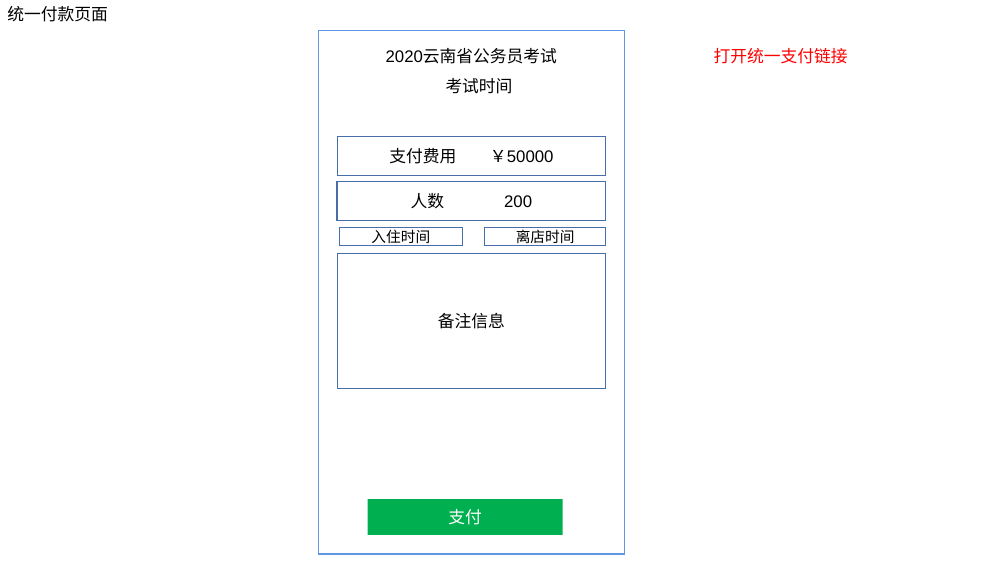
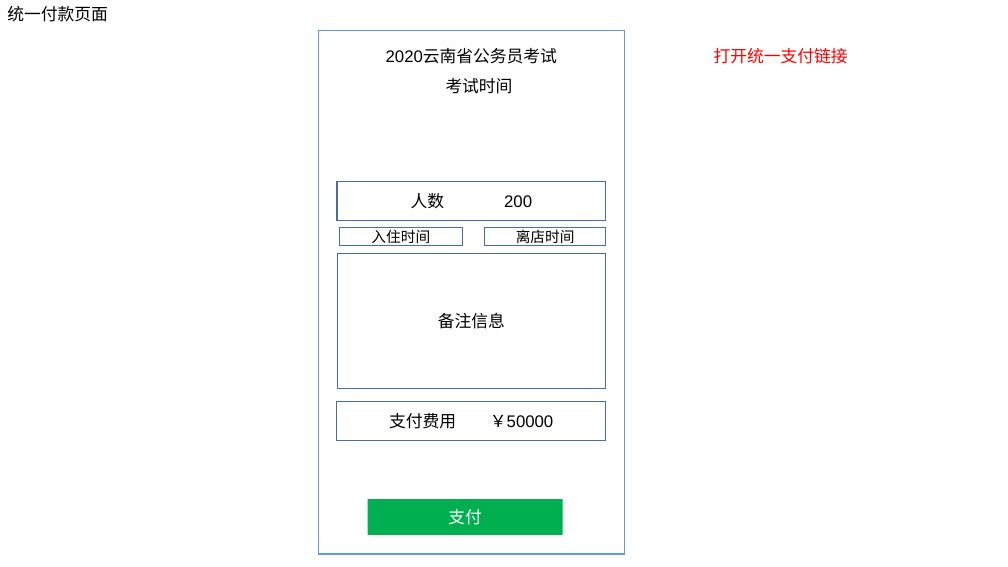
Before and after one commit to ISheenSomeOne/eTeam, a slide deck: slide 6 of 界面设计/eTeam界面—团队.pptx. Drawn at 1008x567 pixels with LibreOffice and Linux fonts; fonts in the diff are those of the drawing. Boxes give left, top, right and bottom in pixels: in the first picture for what was removed or moved away, otherwise in the second. Text is boxed around its words. In the diff, an @@ line names an element or a change of style, - is before the commit and + after.

```diff
--- a/界面设计/eTeam界面—团队.pptx
+++ b/界面设计/eTeam界面—团队.pptx
@@ rectangle "支付费用 ￥50000": place and size @@
-rectangle "支付费用 ￥50000" at <box>337,136,606,175</box>
+rectangle "支付费用 ￥50000" at <box>337,402,606,440</box>
```
Also in this commit, not shown: 6 other slides changed.
